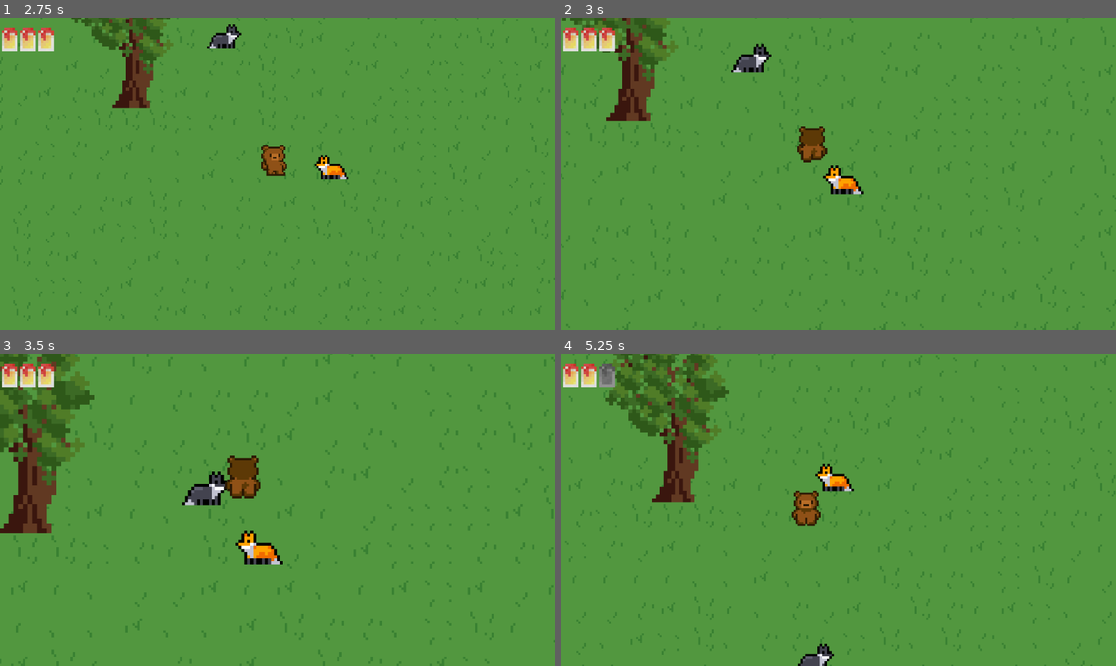
Above: before the commit, frames 1-4 (two rows, left to right).
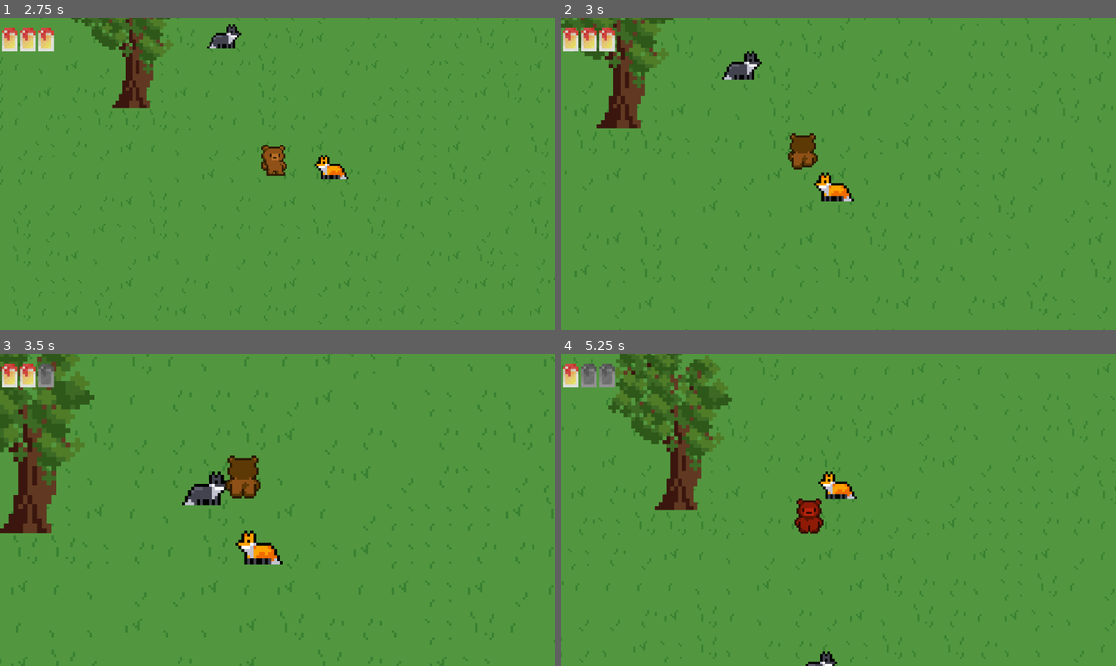
Above: after the commit, the same moments.

Repository: tom-legros/Beesounours-Gamejam4-2026
Game: Godot game, scene res://main.tscn
Two runs of this game, one before a commit and one after it. Both use one fixed random seed, a clock stepped at 60 frames per second and the inputs below.
Inputs:
- Up to frame 1 (2.75 s): hold Right (ui_right) 0.53-1.28 s; hold Shift 0.53-1.28 s; tap Space at 0.77, 1.52 s; hold Down (ui_down) 1.28-2.03 s; tap Shift at 1.35 s; hold Right (ui_right) from 2.03 s (still down); hold Shift from 2.03 s (still down)
- Up to frame 2 (3 s): release Right (ui_right) at 2.78 s; release Shift at 2.78 s; hold Up (ui_up) from 2.78 s (still down); tap Shift at 2.85 s
- Up to frame 3 (3.5 s): keep holding Up (ui_up); tap Space at 3.02 s
- Up to frame 4 (5.25 s): release Up (ui_up) at 3.53 s; hold Shift 3.53-4.28 s; hold Left (ui_left) 3.53-5.03 s; tap Space at 3.77, 4.52 s; tap Shift at 4.35 s; hold Down (ui_down) from 5.03 s (still down); hold Shift from 5.03 s (still down)

Frame 1 is identical in both runs. In frame 2, 7.7% of the frame differs, in the area x 0-100%, y 0-100%; in frame 3, 0.2%; in frame 4, 8.3%.

Commit message:
Fix Hitbox

Diff:
--- a/game/Loup.tscn
+++ b/game/Loup.tscn
@@ -10,6 +10,7 @@
 radius = 174.01149
 
 [sub_resource type="CircleShape2D" id="CircleShape2D_mede7"]
+radius = 15.033297
 
 [node name="Loup" type="CharacterBody2D" groups=["Ennemis"]]
 position = Vector2(0, -1)
--- a/game/renard.tscn
+++ b/game/renard.tscn
@@ -10,6 +10,7 @@
 radius = 76.00658
 
 [sub_resource type="CircleShape2D" id="CircleShape2D_mede7"]
+radius = 14.035668
 
 [node name="Renard" type="CharacterBody2D" groups=["Ennemis"]]
 position = Vector2(0, -1)
